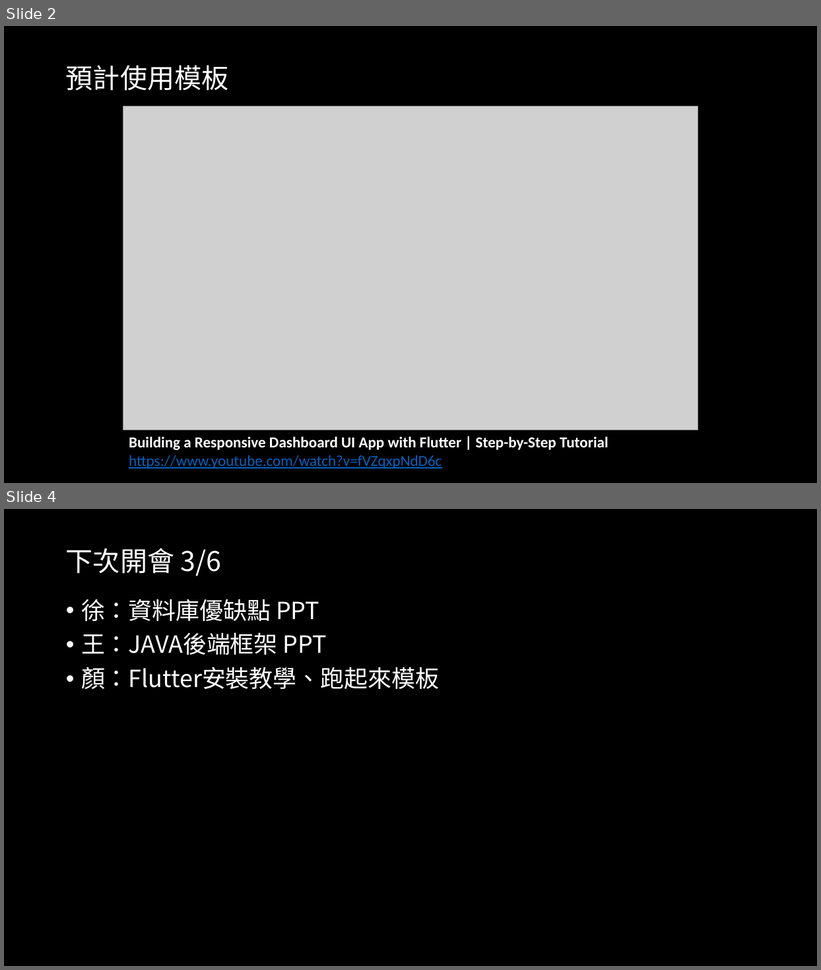
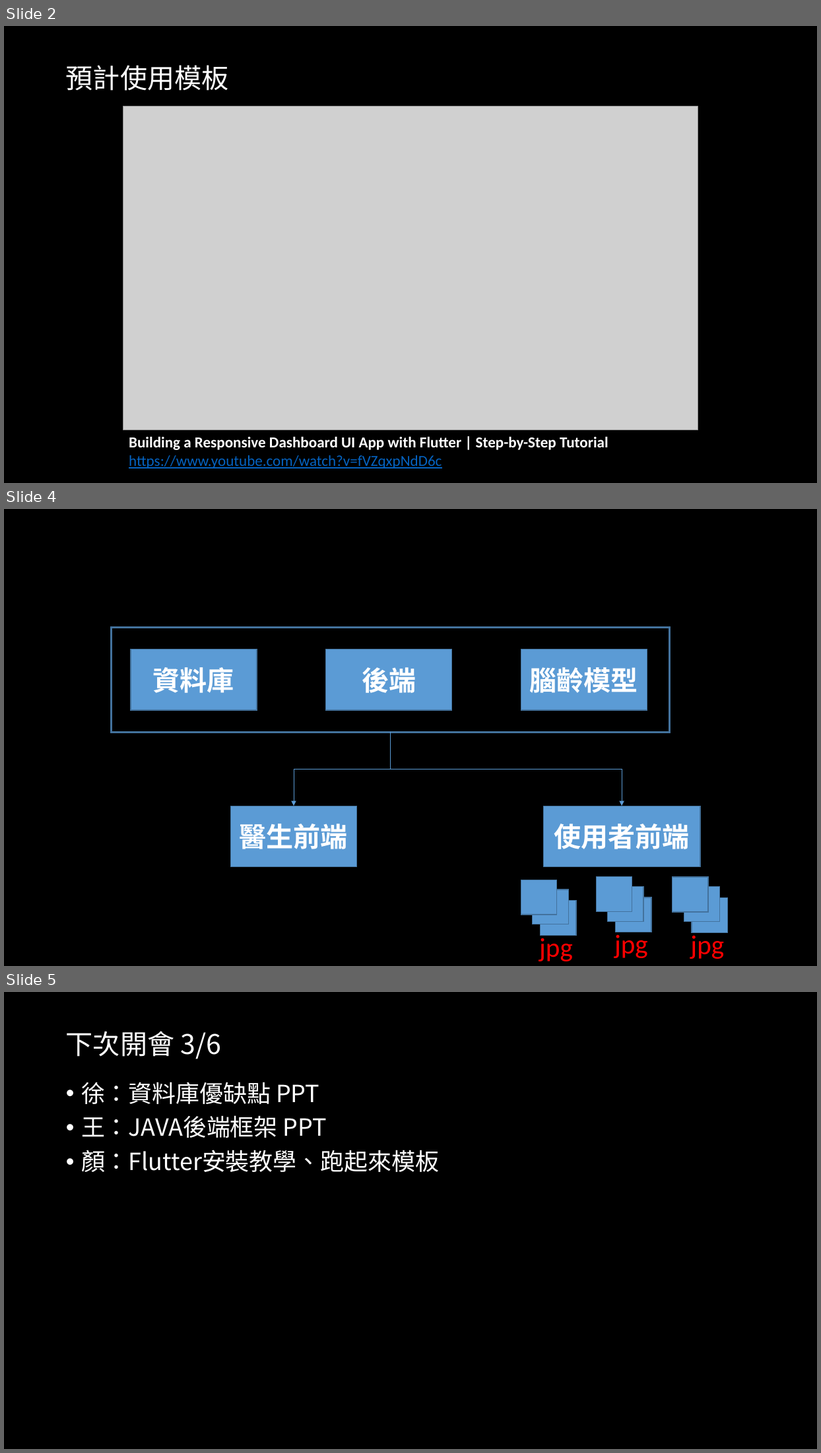
Before and after one commit to 1leo23/Product-packaging, a slide deck: 會議記錄/會議記錄.pptx. Shown one above the other, each under a label of ours: slides 2 and 4 before the commit, slides 2, 4 and 5 after it; the slides between them are not shown. The pictures are 821x970 and 821x1453 pixels, drawn with LibreOffice and Linux fonts; fonts in the diff are those of the drawing; grey boxes stand for pictures. Boxes give left, top, right and bottom in pixels: in the first picture for what was removed or moved away, otherwise in the second. Text is boxed around its words. In the diff, an @@ line names an element or a change of style, - is before the commit and + after.

```diff
--- a/會議記錄/會議記錄.pptx
+++ b/會議記錄/會議記錄.pptx
@@ slide 4 added at (4, 509, 817, 966), background #000000 @@
@@ rectangle added at (112, 627, 670, 732), outline #43739E 2.25 pt @@
@@ rectangle added at (131, 650, 257, 710), fill #5B9BD5, outline #43739E 1 pt, 32 pt, text #FFFFFF, bold @@
+資料庫
@@ rectangle added at (326, 650, 452, 710), fill #5B9BD5, outline #43739E 1 pt, 32 pt, text #FFFFFF, bold @@
+後端
@@ rectangle added at (521, 650, 648, 710), fill #5B9BD5, outline #43739E 1 pt, 32 pt, text #FFFFFF, bold @@
+腦齡模型
@@ elbow arrow added from (390, 732) to (294, 806), #5B9BD5 0.5 pt @@
@@ elbow arrow added from (390, 732) to (622, 806), #5B9BD5 0.5 pt @@
@@ rectangle added at (231, 806, 357, 867), fill #5B9BD5, outline #43739E 1 pt, 32 pt, text #FFFFFF, bold @@
+醫生前端
@@ rectangle added at (543, 806, 700, 867), fill #5B9BD5, outline #43739E 1 pt, 32 pt, text #FFFFFF, bold @@
+使用者前端
@@ group added at (521, 877, 728, 962): 9 rectangles, 3 texts @@
+jpg
+jpg
+jpg
@@ what was slide 4 is now slide 5 @@
```
Also in this commit, not shown: 3 slides changed, 5 other slides added.
